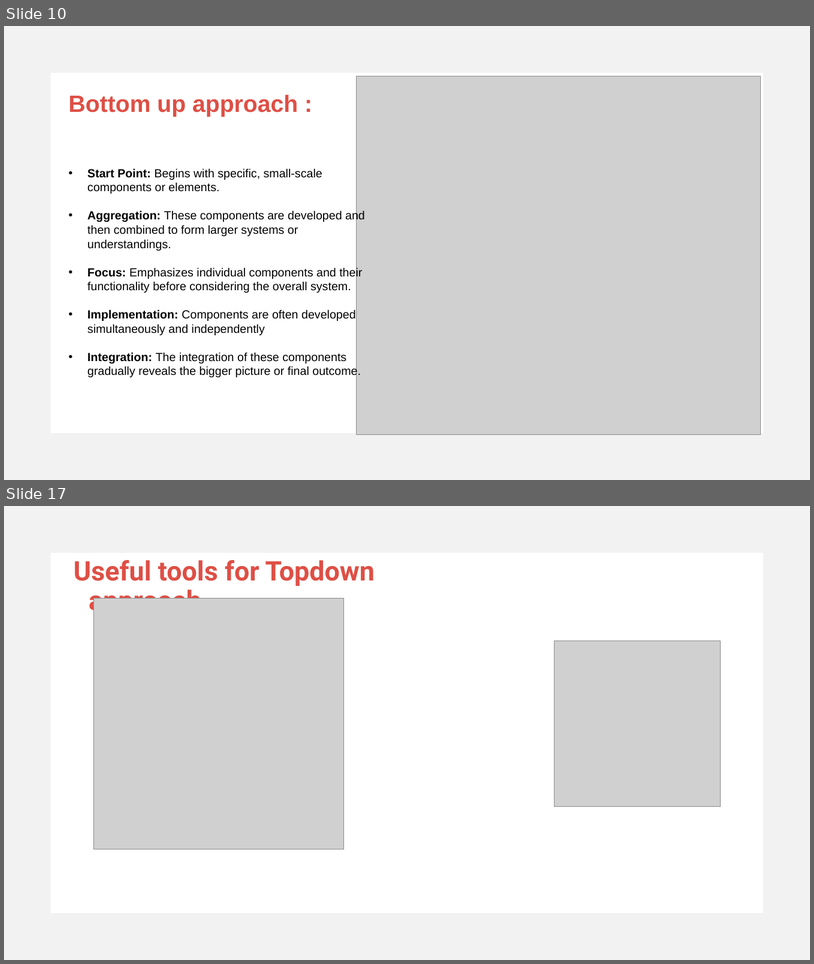
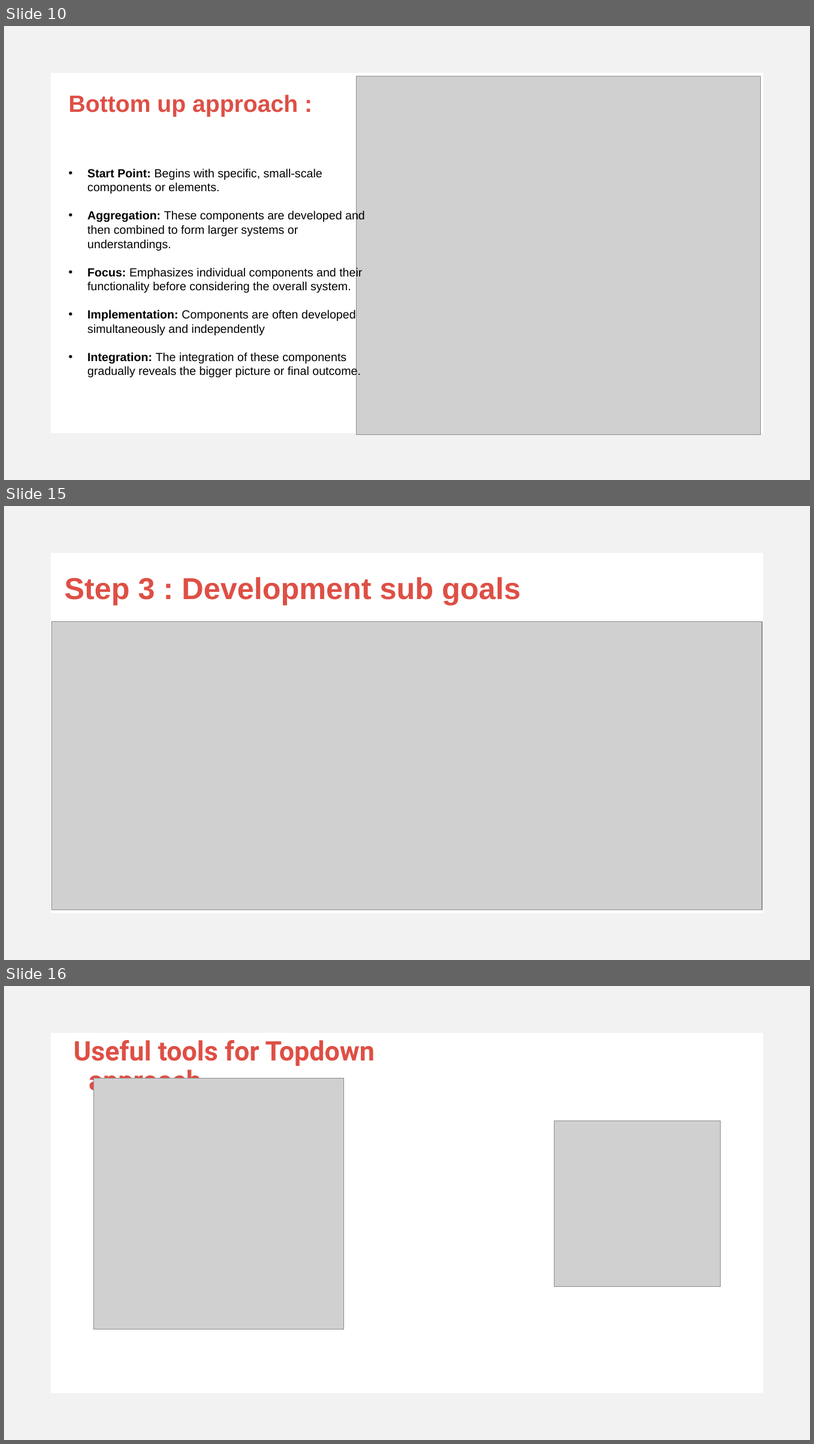
Before and after one commit to d2fLucifer/J2YB, a slide deck: Challenge 0/Topdown approach.pptx. Shown one above the other, each under a label of ours: slides 10 and 17 before the commit, slides 10, 15 and 16 after it; the slides between them are not shown. The pictures are 814x964 and 814x1444 pixels, drawn with LibreOffice and Linux fonts; fonts in the diff are those of the drawing; grey boxes stand for pictures. Boxes give left, top, right and bottom in pixels: in the first picture for what was removed or moved away, otherwise in the second. Text is boxed around its words. In the diff, an @@ line names an element or a change of style, - is before the commit and + after.

```diff
--- a/Challenge 0/Topdown approach.pptx
+++ b/Challenge 0/Topdown approach.pptx
@@ slide 15 added at box(4, 506, 810, 960), background #FFFFFF; not listed: 1 template element that a slide beside it also shows @@
@@ text added at box(65, 577, 521, 605), 36 pt, text #DE4F45, bold @@
+Step 3 : Development sub goals
@@ picture added at box(52, 622, 762, 910) @@
@@ what was slide 17 is now slide 16 @@
```
Also in this commit, not shown: 2 slides changed, 3 other slides added, 5 slides removed, 3 other files.
